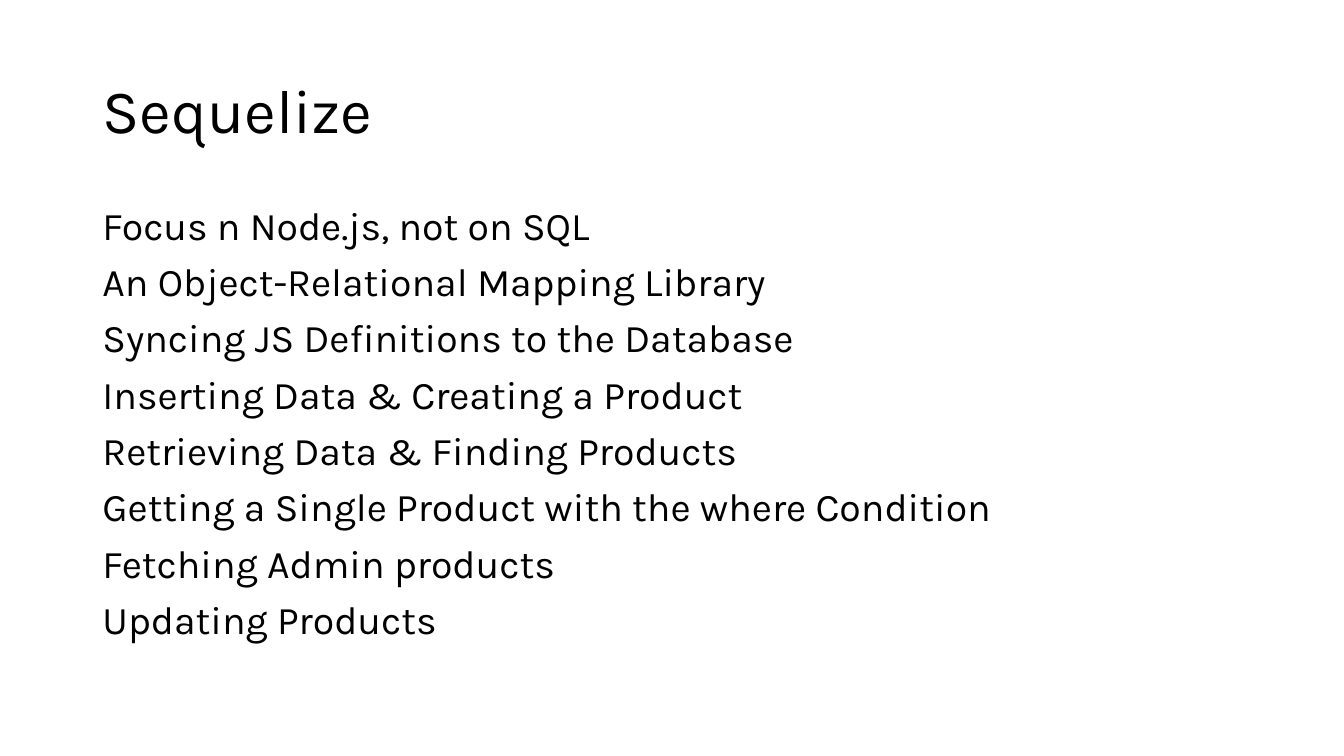
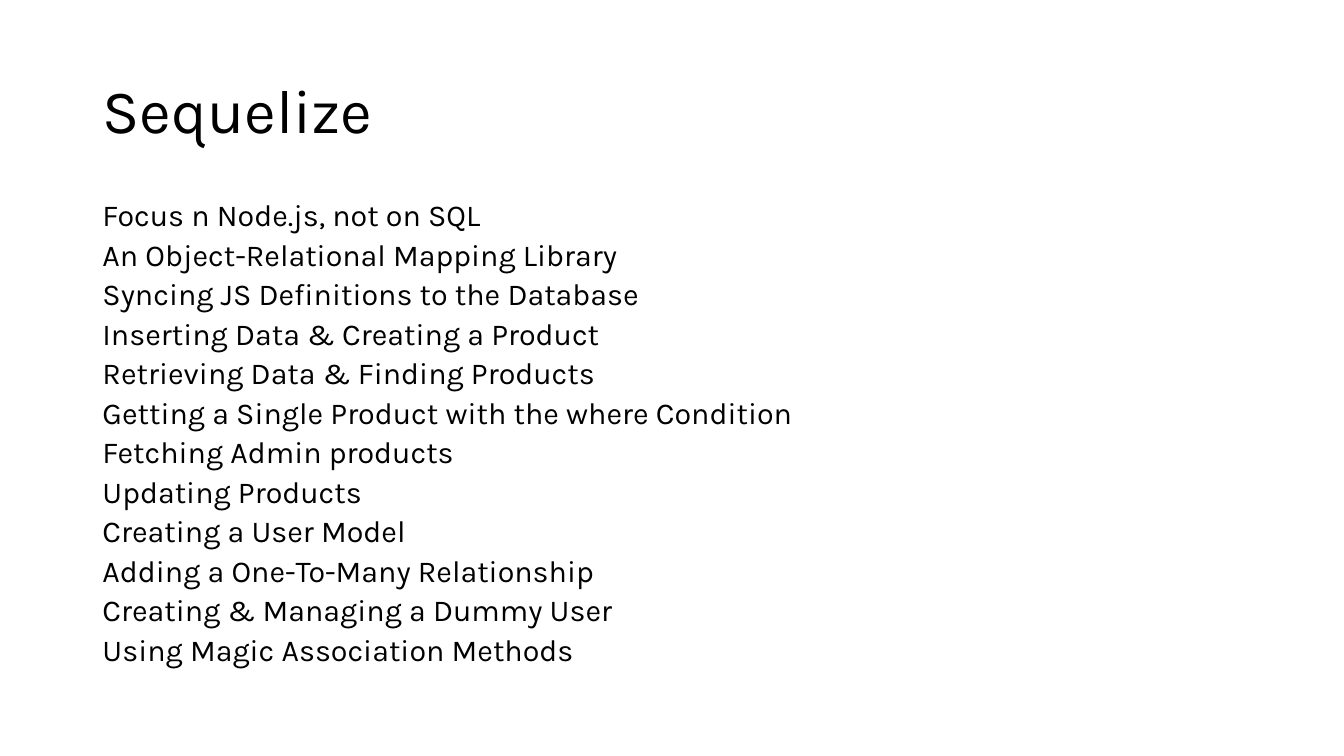
Before and after one commit to PiyushChaturvedii/Batch06, a slide deck: slide 43 of Node/node.pptx. Drawn at 1344x756 pixels with LibreOffice and Linux fonts; fonts in the diff are those of the drawing. Boxes give left, top, right and bottom in pixels: in the first picture for what was removed or moved away, otherwise in the second. Text is boxed around its words. In the diff, an @@ line names an element or a change of style, - is before the commit and + after.

Commit message:
dummyUser

```diff
--- a/Node/node.pptx
+++ b/Node/node.pptx
@@ text at [102,205,792,511]: size 28 to 21.7 pt in "Focus n Node.js, not on SQL", "An Object-Relational Mapping Library", "Syncing JS Definitions to the Database", "Inserting Data & Creating a Product" and 4 more places; line spacing 0.9 to 0.7 @@
@@ text at [102,521,612,669]: paragraphs added @@
+Creating a User Model
+Adding a One-To-Many Relationship
+Creating & Managing a Dummy User
+Using Magic Association Methods
```
Also in this commit, not shown: 1 slide added, 36 other files.
